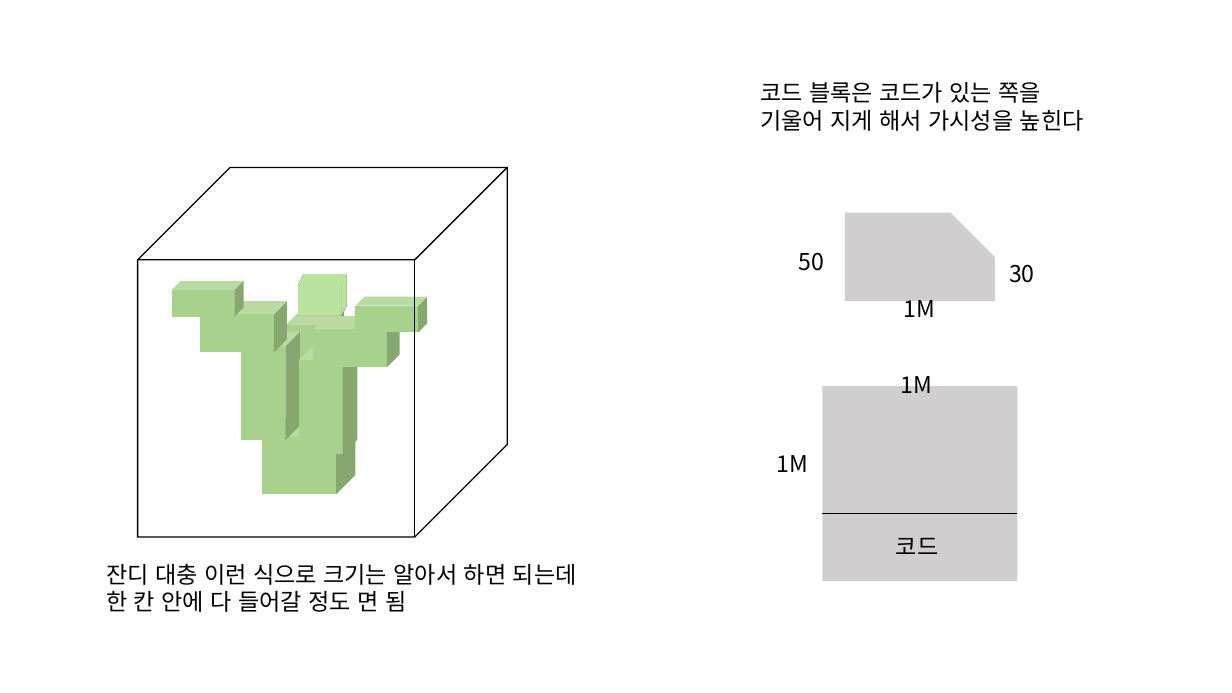
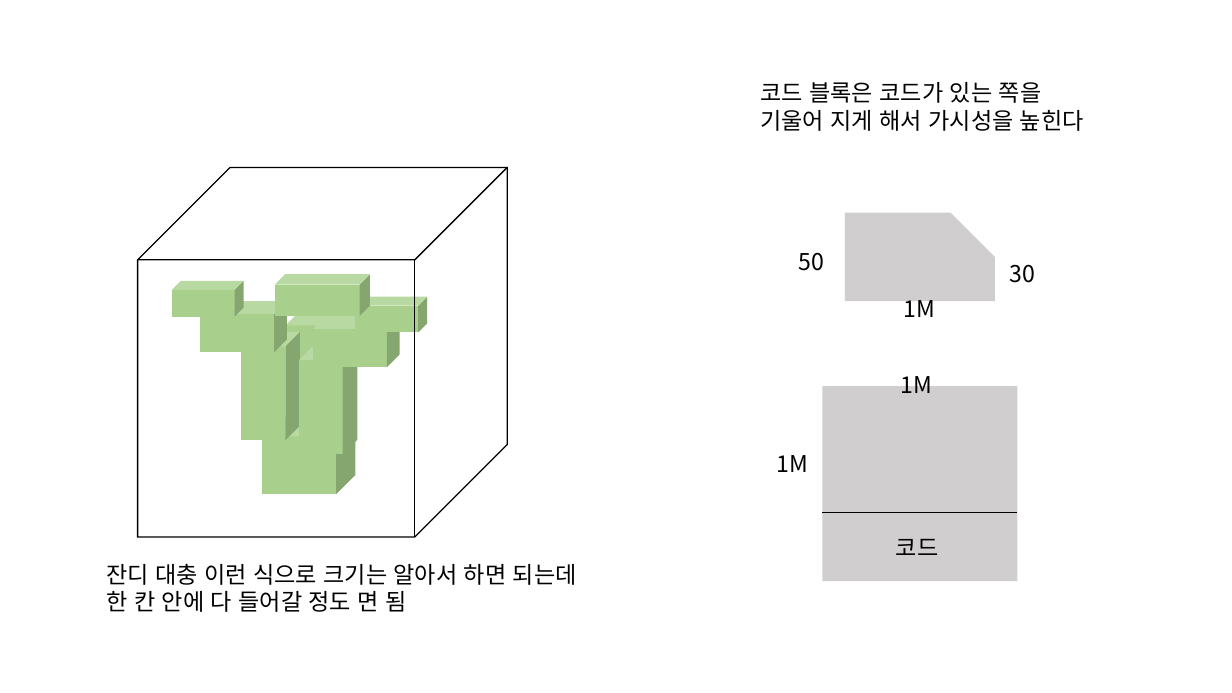
Before and after one commit to Sunghooni/Narsha, a slide deck: slide 10 of 기획/코딩게임 예시.pptx. Drawn at 1232x693 pixels with LibreOffice and Linux fonts; fonts in the diff are those of the drawing. Boxes give left, top, right and bottom in pixels: in the first picture for what was removed or moved away, otherwise in the second. Text is boxed around its words. In the diff, an @@ line names an element or a change of style, - is before the commit and + after.

```diff
--- a/기획/코딩게임 예시.pptx
+++ b/기획/코딩게임 예시.pptx
@@ cube at [138,167,507,537]: proportions changed @@
@@ fill #A9D18E to #A8D08C; proportions changed in 5 elements at [286,311,344,420], [201,301,287,352], [313,316,400,367], [356,297,428,333], [274,274,370,316] @@
```
Also in this commit, not shown: 15 other slides changed, 1 slide added, 1 slide removed.
